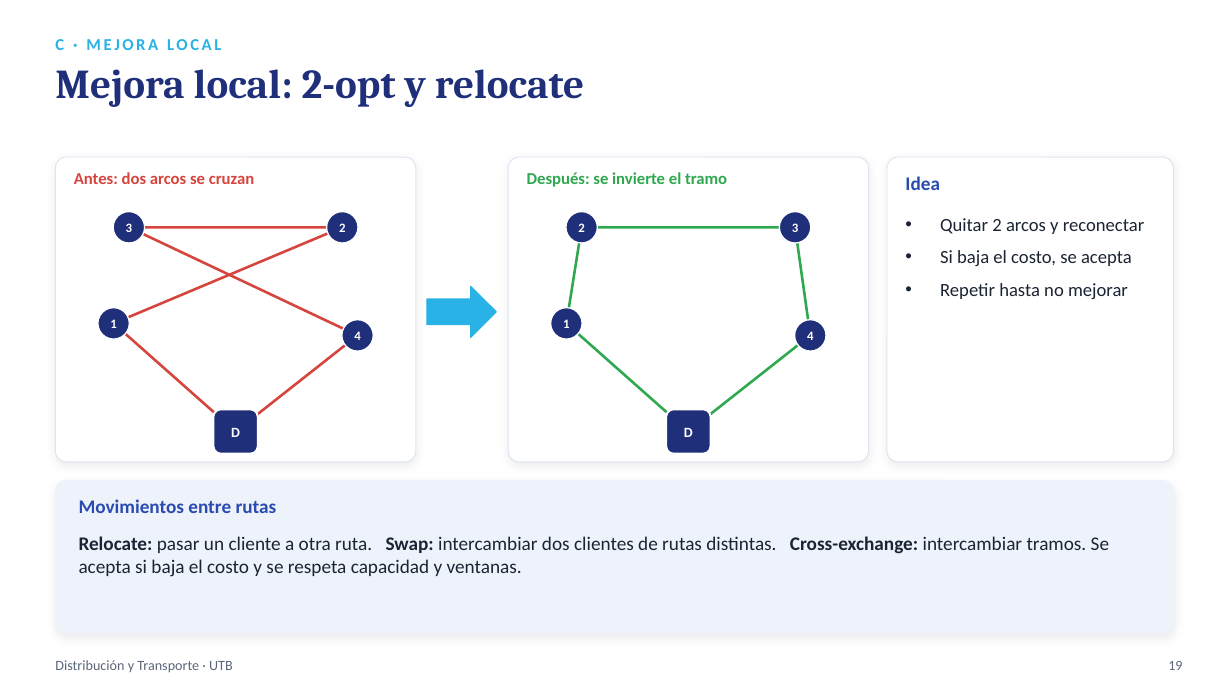
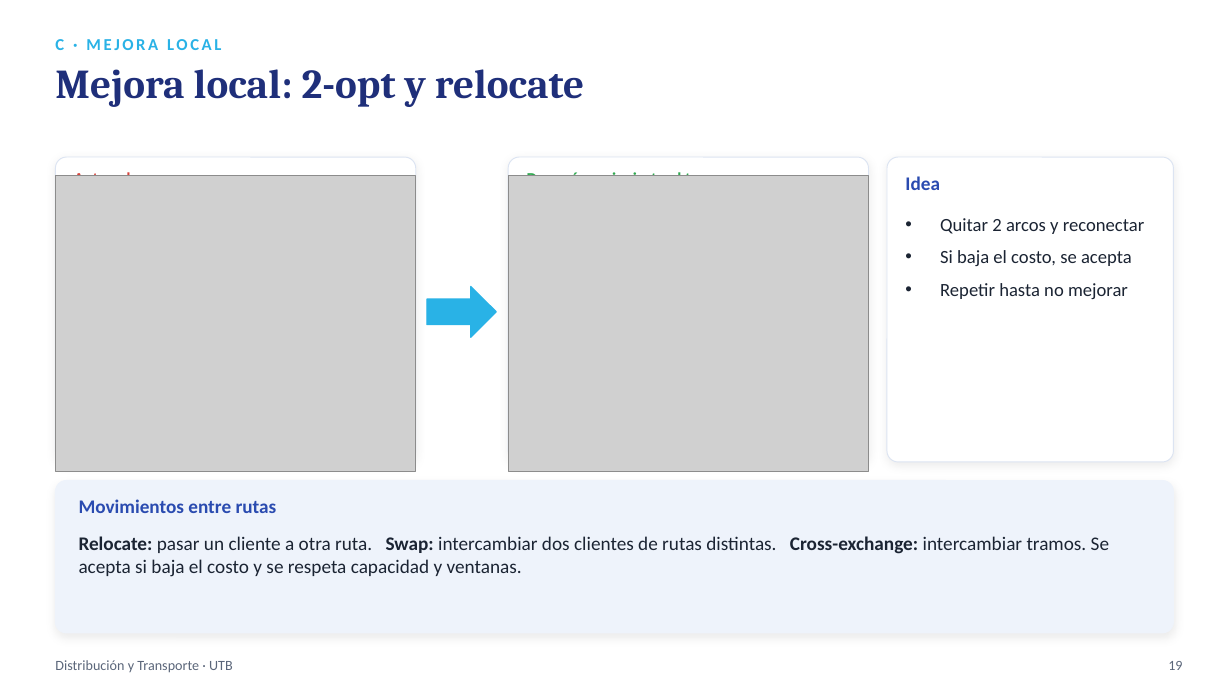
Before and after one commit to sebastianslg/grafosapp, a slide deck: slide 19 of Exposicion_Ruteo_de_Vehiculos.pptx. Drawn at 1232x693 pixels with LibreOffice and Linux fonts; fonts in the diff are those of the drawing; grey boxes stand for pictures. Boxes give left, top, right and bottom in pixels: in the first picture for what was removed or moved away, otherwise in the second. Text is boxed around its words. In the diff, an @@ line names an element or a change of style, - is before the commit and + after.

```diff
--- a/Exposicion_Ruteo_de_Vehiculos.pptx
+++ b/Exposicion_Ruteo_de_Vehiculos.pptx
@@ picture added at [55, 176, 416, 471] @@
@@ picture added at [508, 176, 869, 471] @@
@@ arrow removed from (114, 323) to (343, 227) @@
@@ ellipse removed at [114, 212, 145, 243] @@
@@ text removed at [126, 223, 132, 232] @@
-3
@@ arrow removed from (343, 227) to (129, 227) @@
@@ arrow removed from (129, 227) to (358, 335) @@
@@ ellipse removed at [327, 212, 359, 243] @@
@@ text removed at [339, 223, 345, 232] @@
-2
@@ ellipse removed at [566, 212, 597, 243] @@
@@ arrow removed from (567, 323) to (581, 227) @@
@@ text removed at [578, 223, 584, 232] @@
-2
@@ arrow removed from (581, 227) to (796, 227) @@
@@ ellipse removed at [780, 212, 811, 243] @@
@@ text removed at [792, 223, 798, 232] @@
-3
@@ arrow removed from (796, 227) to (811, 335) @@
@@ ellipse removed at [98, 308, 129, 339] @@
@@ text removed at [110, 319, 116, 328] @@
-1
@@ arrow removed from (236, 432) to (114, 323) @@
@@ ellipse removed at [342, 320, 373, 351] @@
@@ ellipse removed at [551, 308, 582, 339] @@
@@ text removed at [563, 319, 569, 328] @@
-1
@@ arrow removed from (689, 432) to (567, 323) @@
@@ ellipse removed at [795, 320, 826, 351] @@
@@ arrow removed from (358, 335) to (236, 432) @@
@@ text removed at [354, 331, 360, 340] @@
-4
@@ arrow removed from (811, 335) to (689, 432) @@
@@ text removed at [807, 331, 813, 340] @@
-4
@@ rounded rectangle removed at [213, 409, 258, 454] @@
@@ rounded rectangle removed at [666, 409, 711, 454] @@
@@ text removed at [231, 428, 240, 437] @@
-D
@@ text removed at [684, 428, 693, 437] @@
-D
```
Also in this commit, not shown: 16 other slides changed, 1 other file.
